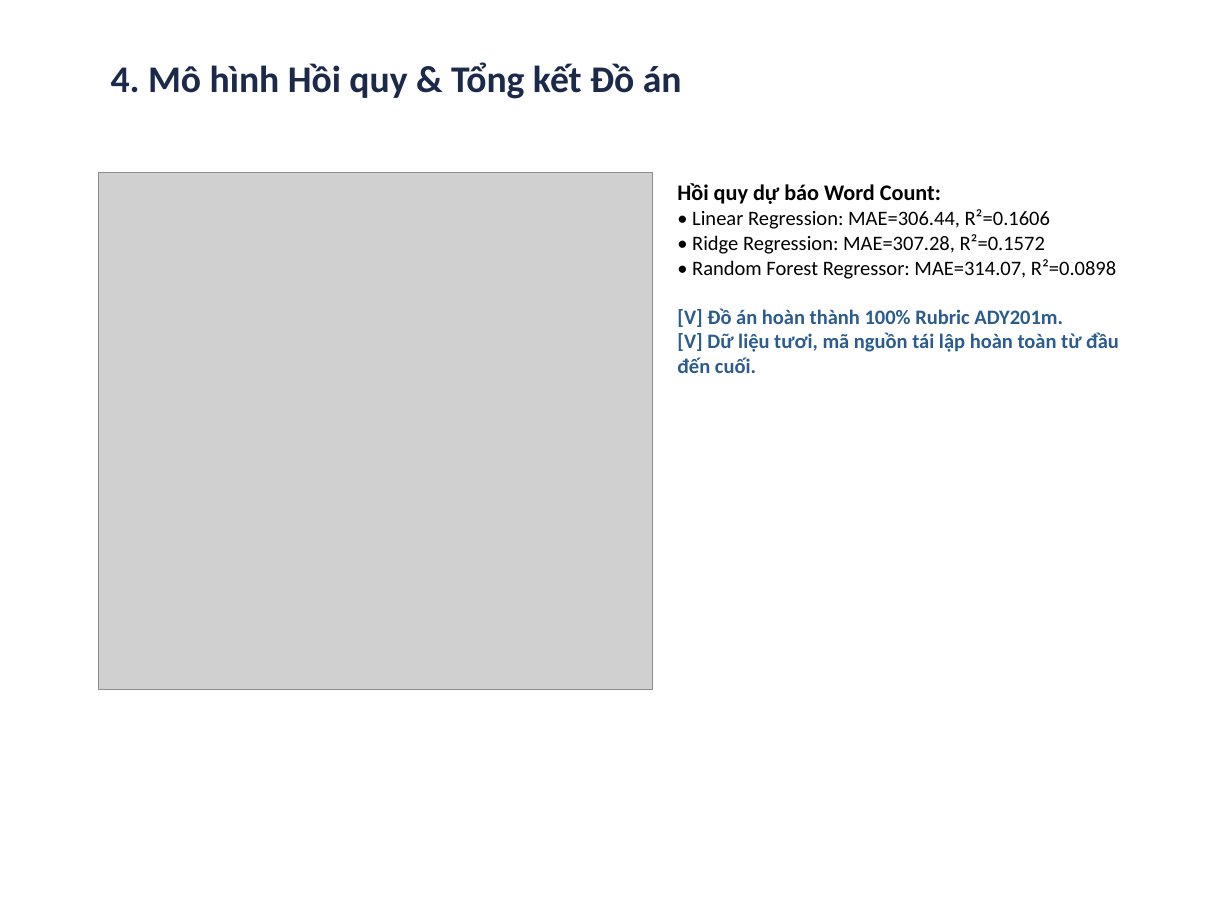
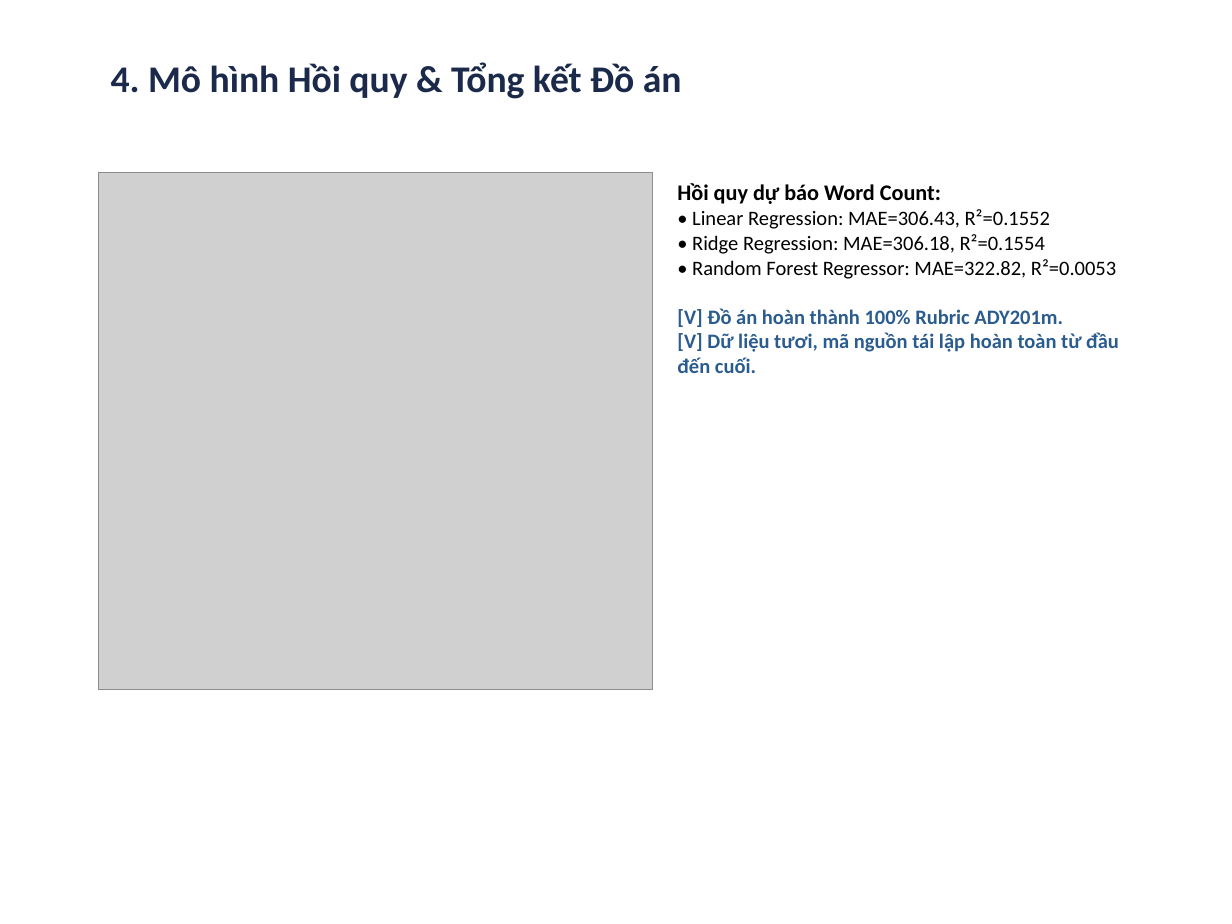
Before and after one commit to Trunghieu2007/ADY201m-Project-Completed, a slide deck: slide 5 of Phase 7 - Documentation & Reports/Presentation.pptx. Drawn at 1232x924 pixels with LibreOffice and Linux fonts; fonts in the diff are those of the drawing; grey boxes stand for pictures. Boxes give left, top, right and bottom in pixels: in the first picture for what was removed or moved away, otherwise in the second. Text is boxed around its words. In the diff, an @@ line names an element or a change of style, - is before the commit and + after.

```diff
--- a/Phase 7 - Documentation & Reports/Presentation.pptx
+++ b/Phase 7 - Documentation & Reports/Presentation.pptx
@@ text at (692, 209, 1116, 279): text changed @@
-• Linear Regression: MAE=306.44, R²=0.1606
-• Ridge Regression: MAE=307.28, R²=0.1572
-• Random Forest Regressor: MAE=314.07, R²=0.0898
+• Linear Regression: MAE=306.43, R²=0.1552
+• Ridge Regression: MAE=306.18, R²=0.1554
+• Random Forest Regressor: MAE=322.82, R²=0.0053
```
Also in this commit, not shown: 3 other slides changed, 36 other files.
